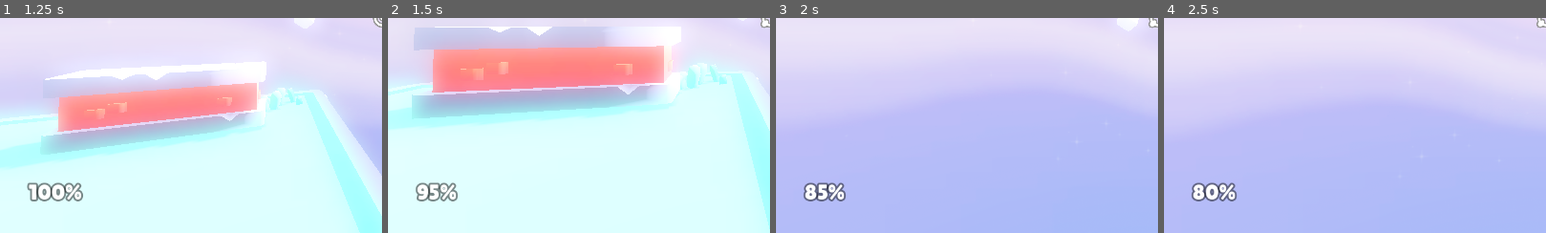
Above: before the commit, frames 1-4 (left to right).
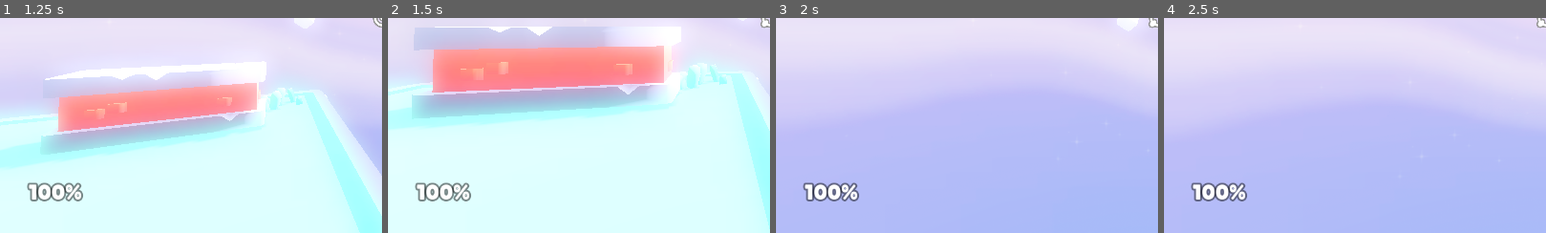
Above: after the commit, the same moments.

Repository: ukiyo-studio/godot-fps
Game: Godot game, scene res://scenes/main.tscn
The game is run twice, just before and just after one commit, with the same random seed, the same clock (stepped at 60 frames per second) and the same inputs. This scene is started directly instead of the project's main scene.
Inputs (mouse positions are % of the whole screen's width and height, from its top left):
- Up to frame 1 (1.25 s): move the mouse to (55, 50) at 0.52 s; hold W (move_forward) from 0.53 s (still down); click (55, 50) at 0.6 s; tap Space (jump) at 0.77 s
- Up to frame 2 (1.5 s): keep holding W (move_forward); move the mouse to (45, 50) at 1.27 s; tap E (weapon_toggle) at 1.35 s
- Up to frame 3 (2 s): keep holding W (move_forward); tap Space (jump) at 1.52 s
- Up to frame 4 (2.5 s): keep holding W (move_forward); move the mouse to (52, 48) at 2.02 s; click (52, 48) at 2.1 s
The pictures show only the part of the screen within x 0-50%, y 50-100%; the shares and areas given below are measured in that part.

Frame 1 is identical in both runs. In frame 2, 0.8% of the frame differs, in the area x 7-22%, y 76-86%; in frame 3, 0.9%; in frame 4, 0.9%.
Error after the commit: Invalid assignment of property or key 'text' with value of type 'String' on a base object of type 'null instance'. (res://scripts/hud.gd:5)

Commit message:
HUD scales with screensize

Diff:
--- a/scenes/Level1.tscn
+++ b/scenes/Level1.tscn
@@ -28,24 +28,38 @@
 transform = Transform3D(1, 0, 0, 0, 0.52956396, 0.84827, 0, -0.84827, 0.52956396, 0, 5.974591, 3.0352485)
 
 [node name="Player" parent="." node_paths=PackedStringArray("crosshair") instance=ExtResource("2_odhdn")]
-crosshair = NodePath("../HUD/Crosshair")
+crosshair = NodePath("../HUD/CenterContainer/Crosshair")
 
 [node name="HUD" type="CanvasLayer" parent="."]
 script = ExtResource("4_lrl65")
 
-[node name="Crosshair" type="TextureRect" parent="HUD"]
-offset_left = 576.0
-offset_top = 296.0
-offset_right = 704.0
-offset_bottom = 424.0
-scale = Vector2(0.35, 0.35)
+[node name="CenterContainer" type="CenterContainer" parent="HUD"]
+anchors_preset = 15
+anchor_right = 1.0
+anchor_bottom = 1.0
+grow_horizontal = 2
+grow_vertical = 2
+
+[node name="Crosshair" type="TextureRect" parent="HUD/CenterContainer"]
+layout_mode = 2
 texture = ExtResource("4_dw26h")
-
-[node name="Health" type="Label" parent="HUD"]
-offset_left = 48.0
-offset_top = 627.0
-offset_right = 138.0
-offset_bottom = 672.0
+stretch_mode = 3
+
+[node name="MarginContainer" type="MarginContainer" parent="HUD"]
+anchors_preset = -1
+anchor_top = 1.0
+anchor_bottom = 1.0
+offset_top = -186.0
+offset_right = 139.0
+offset_bottom = -94.0
+grow_vertical = 0
+scale = Vector2(2, 2)
+theme_override_constants/margin_left = 50
+theme_override_constants/margin_bottom = 50
+
+[node name="Health" type="Label" parent="HUD/MarginContainer"]
+unique_name_in_owner = true
+layout_mode = 2
 size_flags_horizontal = 0
 size_flags_vertical = 8
 text = "100%"
--- a/scripts/hud.gd
+++ b/scripts/hud.gd
@@ -2,4 +2,4 @@
 
 
 func _on_health_updated(health):
-	$Health.text = str(health) + "%"
+	%Health.text = str(health) + "%"
Not shown, changed: .gitignore
